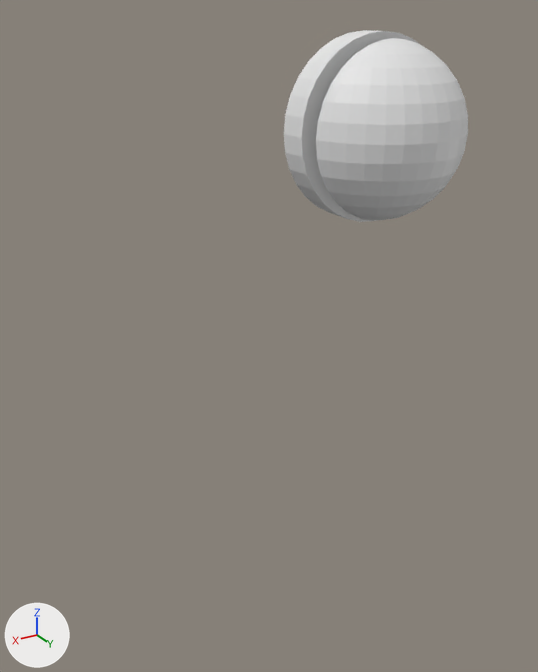
The FBX model Models/Button.fbx as it was, and as the next commit left it.
Camera for both pictures: a 50 mm camera at (0.82, 2.27, 1.99) aimed at (-0.4, 0.23, 0.97). Arrows for +X, +Y and +Z are at lower left; the lights stay in place. Where no turn or scale is listed for an object, it has been applied to the vertices.
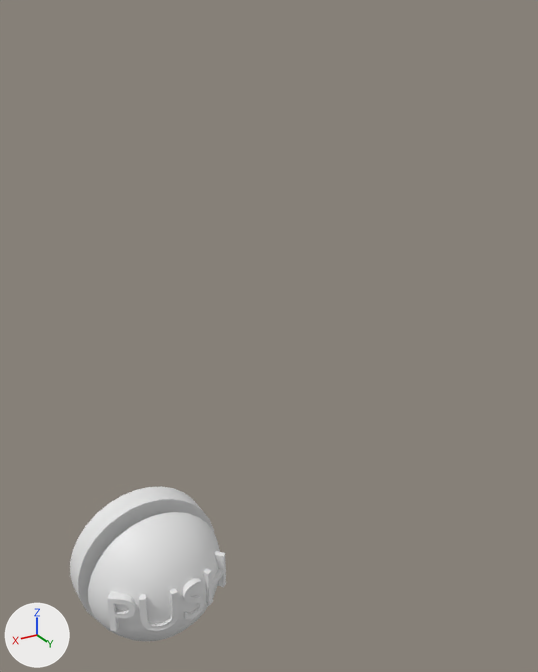
Changed parts and their boxes [x1, y1, x2, y2] in the pictures (538 x 672 px):
'Sphere.003', reshaped, moved (9% narrower, 29% shorter)
    before: [316, 38, 468, 220]
    after: [88, 512, 226, 641]
'Cylinder.004', moved
    before: [284, 30, 419, 222]
    after: [70, 486, 214, 619]
part 1 of me_sphere_002, added
    after: [182, 578, 205, 619]
part 2 of me_sphere_002, added
    after: [139, 588, 179, 631]
part 3 of me_sphere_002, added
    after: [107, 591, 136, 631]
part 4 of me_sphere_002, added
    after: [203, 551, 226, 605]

The edits, one by one:
me_sphere_002 is used by ob_sphere_003; location (-0.717, 0.366, 1.657).
me_sphere_002 had 209 vertices, 185 faces and spanned x -0.273..0.273, y 0.061..0.28, z -0.273..0.273.
me_sphere_002 now has 745 vertices, 977 faces and spans x -0.273..0.273, y 0.061..0.288, z -0.273..0.273.
me_sphere_002 part 1: a new loose piece of 244 vertices spanning x -0.105..-0.013, y 0.227..0.288, z -0.062..0.092.
me_sphere_002 part 2: a new loose piece of 156 vertices spanning x 0.007..0.141, y 0.212..0.288, z -0.062..0.09.
me_sphere_002 part 3: a new loose piece of 112 vertices spanning x 0.134..0.237, y 0.154..0.244, z -0.061..0.09.
me_sphere_002 part 4: a new loose piece of 24 vertices spanning x -0.239..-0.109, y 0.152..0.259, z -0.061..0.09.
Object 'Cylinder.004' (ob_cylinder_004) moves from (-0.717, 0.327, 1.659) to (0.007, -0.053, -0.005).
Object 'Sphere.003' (ob_sphere_003) moves from (-0.717, 0.366, 1.657) to (0.007, 0.001, -0.007).
